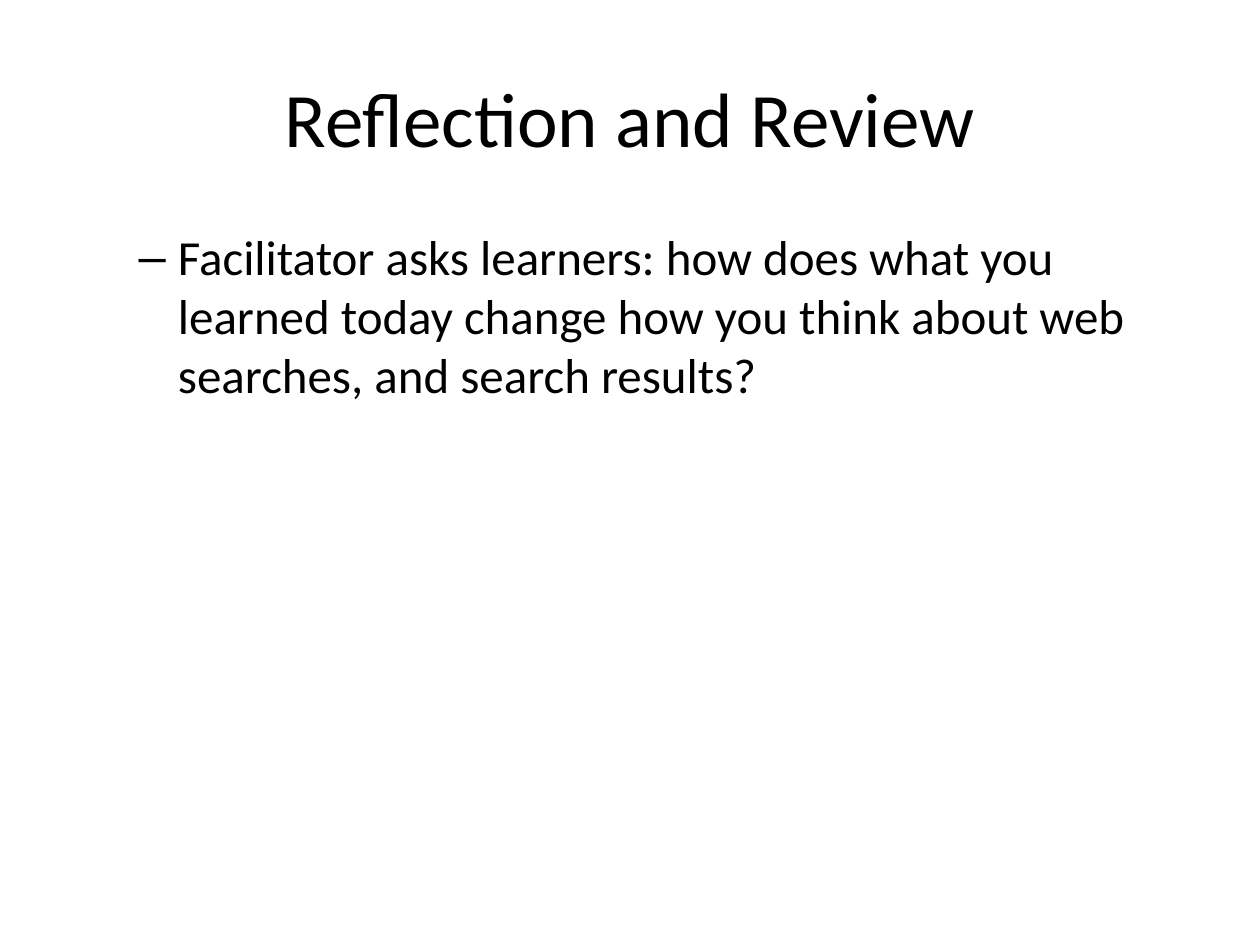
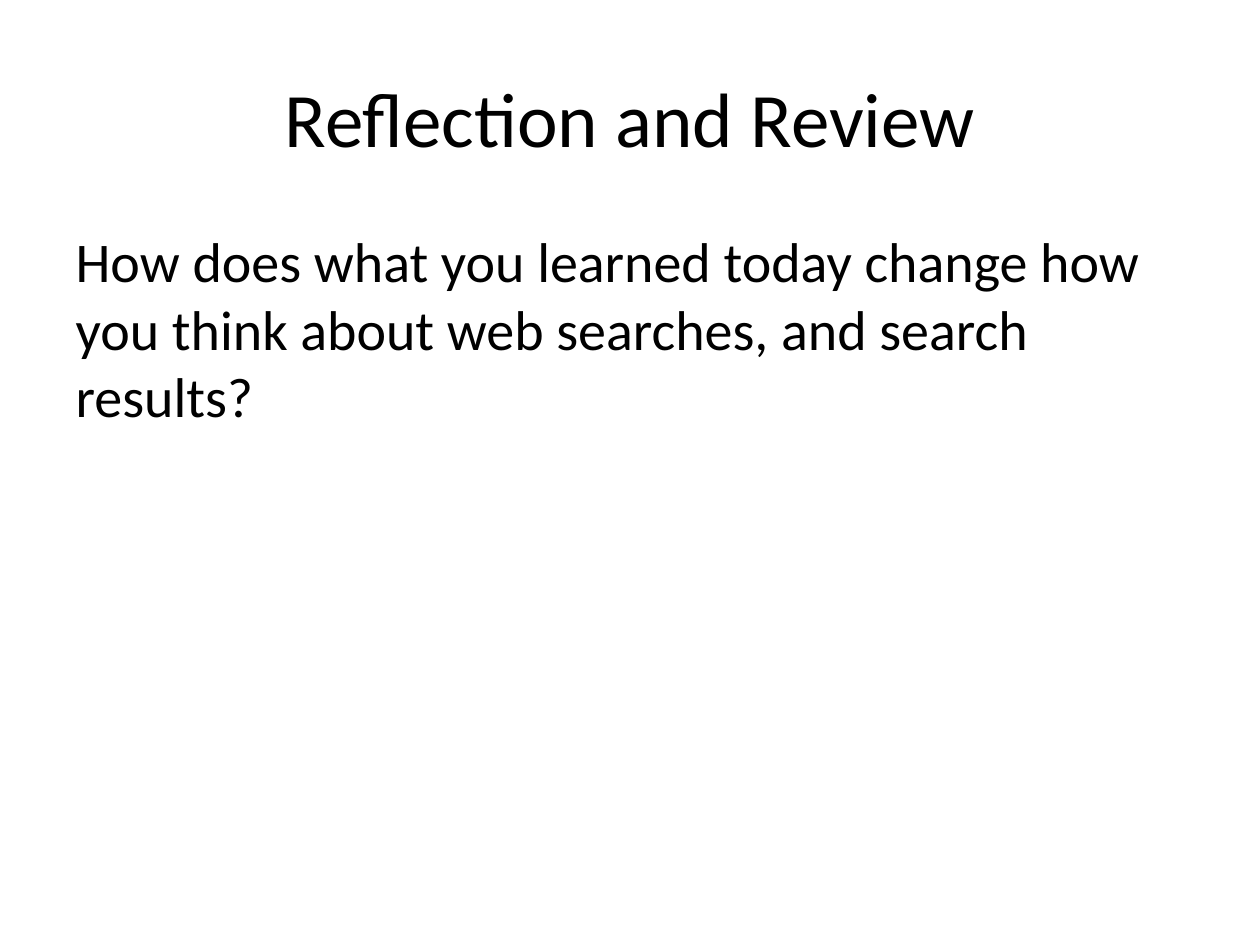
Before and after one commit to mr-eggleton/web-lit-core, a slide deck: slide 7 of powerpoints/03-make-friends-with-your-browser.pptx. Drawn at 1260x945 pixels with LibreOffice and Linux fonts; fonts in the diff are those of the drawing. Boxes give left, top, right and bottom in pixels: in the first picture for what was removed or moved away, otherwise in the second. Text is boxed around its words. In the diff, an @@ line names an element or a change of style, - is before the commit and + after.

```diff
--- a/powerpoints/03-make-friends-with-your-browser.pptx
+++ b/powerpoints/03-make-friends-with-your-browser.pptx
@@ text at [76,243,1139,418]: text changed; size 28 to 32 pt @@
-  – Facilitator asks learners: how does what you learned today change how you think about web searches, and search results?
+How does what you learned today change how you think about web searches, and search results?
```
Also in this commit, not shown: 1 other slide changed, 17 other files.
